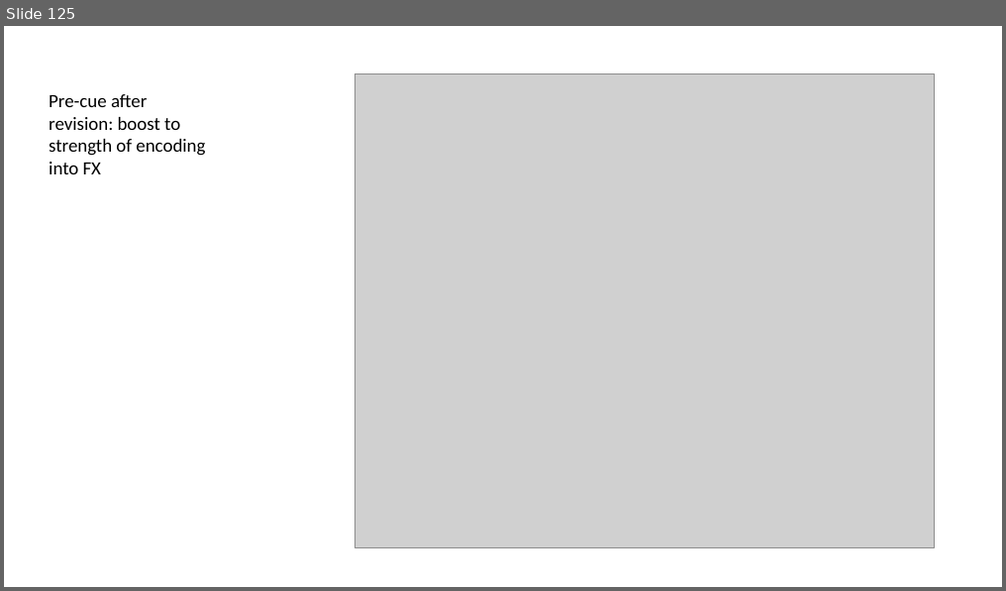
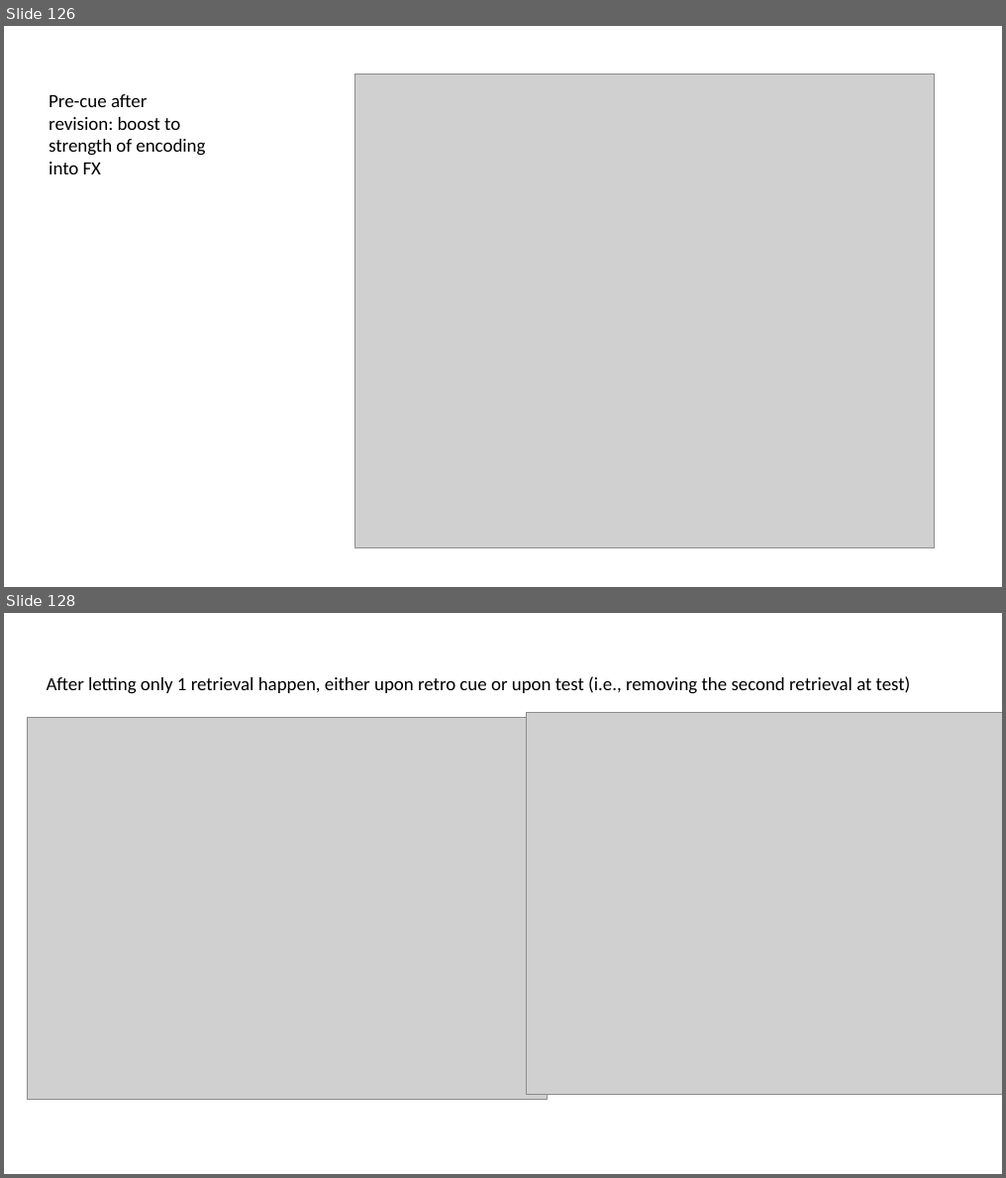
Before and after one commit to oberauer/IM.Simulation, a slide deck: IMSim.Mediated.Results.pptx. Shown one above the other, each under a label of ours: slide 125 before the commit, slides 126 and 128 after it; the slides between them are not shown. The pictures are 1006x591 and 1006x1178 pixels, drawn with LibreOffice and Linux fonts; fonts in the diff are those of the drawing; grey boxes stand for pictures. Boxes give left, top, right and bottom in pixels: in the first picture for what was removed or moved away, otherwise in the second. Text is boxed around its words. In the diff, an @@ line names an element or a change of style, - is before the commit and + after.

```diff
--- a/IMSim.Mediated.Results.pptx
+++ b/IMSim.Mediated.Results.pptx
@@ slide 128 added at (x1=4, y1=613, x2=1002, y2=1174), background #FFFFFF @@
@@ text added at (x1=47, y1=676, x2=911, y2=694), 18 pt, text #000000 @@
+After letting only 1 retrieval happen, either upon retro cue or upon test (i.e., removing the second retrieval at test)
@@ picture added at (x1=27, y1=718, x2=547, y2=1100) @@
@@ picture added at (x1=527, y1=713, x2=1002, y2=1094) @@
@@ what was slide 125 is now slide 126 @@
```
Also in this commit, not shown: 1 slide changed, 5 other slides added, 1 slide removed, 2 other files.
